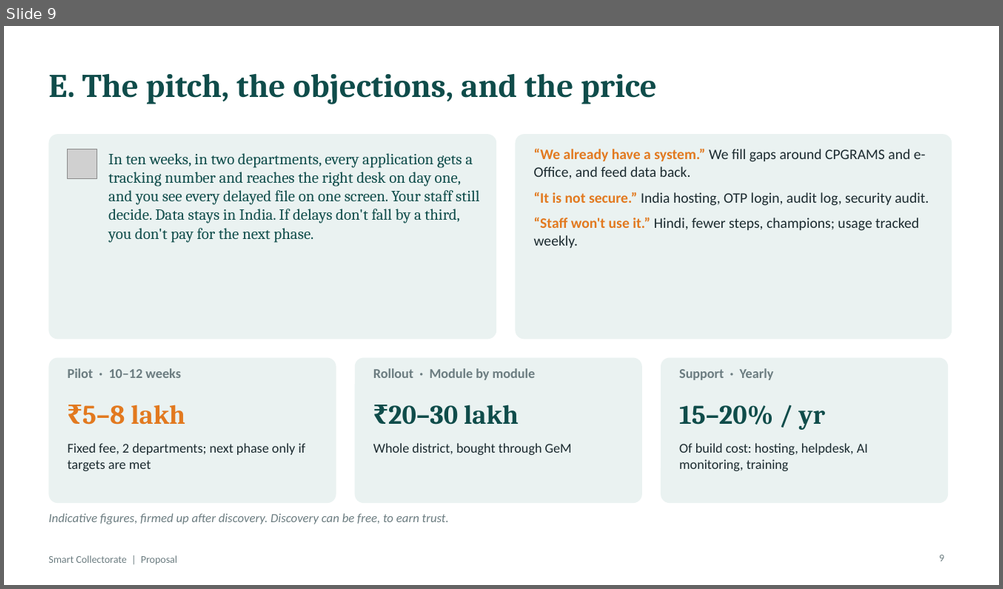
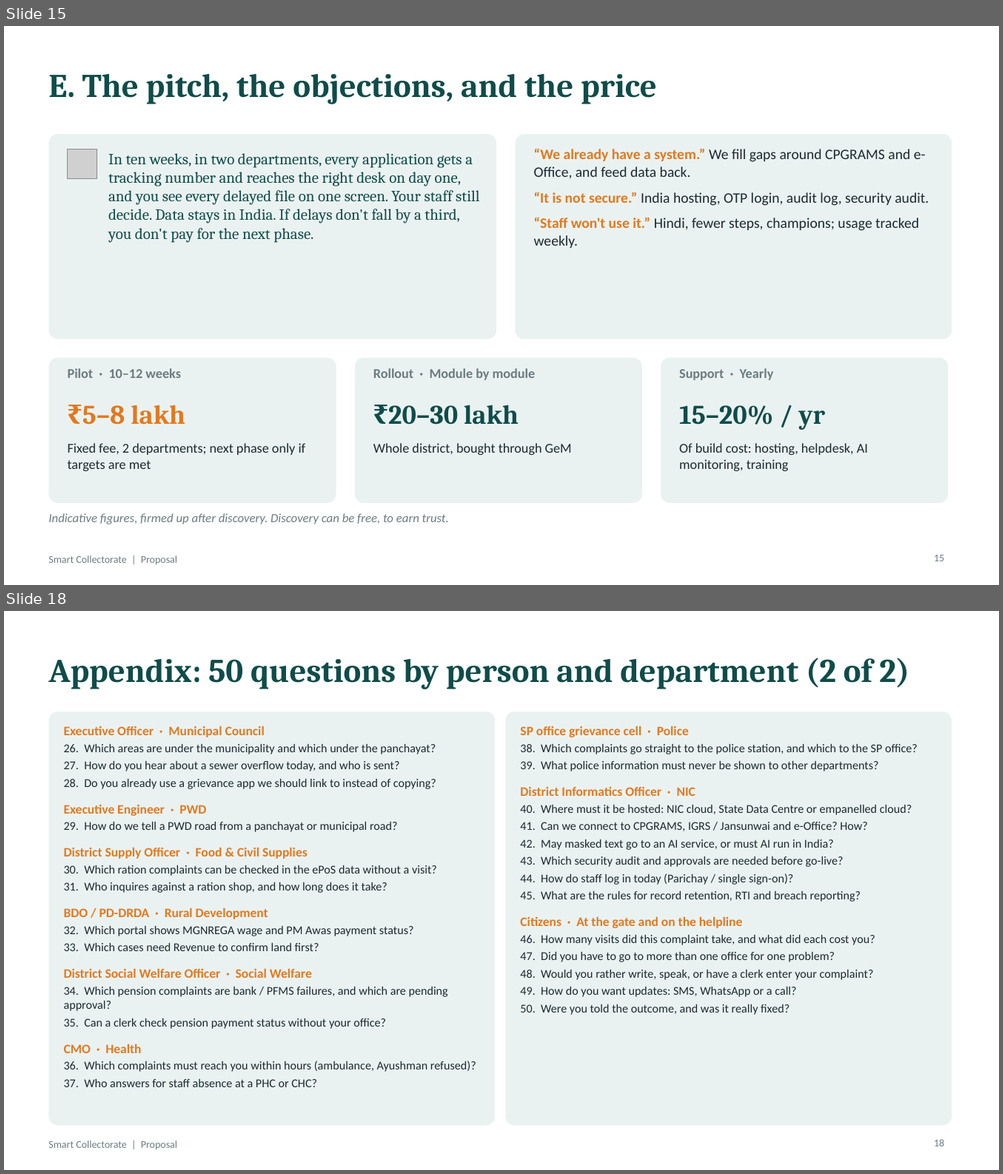
Before and after one commit to easycodewithme/Assignemnt-Automation, a slide deck: presentation/Smart_Collectorate_Proposal.pptx. Shown one above the other, each under a label of ours: slide 9 before the commit, slides 15 and 18 after it; the slides between them are not shown. The pictures are 1003x589 and 1003x1174 pixels, drawn with LibreOffice and Linux fonts; fonts in the diff are those of the drawing; grey boxes stand for pictures. Boxes give left, top, right and bottom in pixels: in the first picture for what was removed or moved away, otherwise in the second. Text is boxed around its words. In the diff, an @@ line names an element or a change of style, - is before the commit and + after.

```diff
--- a/presentation/Smart_Collectorate_Proposal.pptx
+++ b/presentation/Smart_Collectorate_Proposal.pptx
@@ slide 18 added at (4, 611, 999, 1170), background #FFFFFF; not listed: 1 template element that a slide beside it also shows @@
@@ title added at (48, 658, 909, 689), 32 pt, text #0F4C4A, bold @@
+Appendix: 50 questions by person and department (2 of 2)
@@ rounded rectangle added at (48, 712, 495, 1126), fill #EAF2F1 @@
@@ rounded rectangle added at (506, 712, 951, 1126), fill #EAF2F1 @@
@@ text added at (64, 726, 476, 1088), 11.5 pt, text #1B2A2F @@
+Executive Officer · Municipal Council
+26. Which areas are under the municipality and which under the panchayat?
+27. How do you hear about a sewer overflow today, and who is sent?
+28. Do you already use a grievance app we should link to instead of copying?
+Executive Engineer · PWD
+29. How do we tell a PWD road from a panchayat or municipal road?
+District Supply Officer · Food & Civil Supplies
+30. Which ration complaints can be checked in the ePoS data without a visit?
+31. Who inquires against a ration shop, and how long does it take?
+BDO / PD-DRDA · Rural Development
+32. Which portal shows MGNREGA wage and PM Awas payment status?
+33. Which cases need Revenue to confirm land first?
+District Social Welfare Officer · Social Welfare
+34. Which pension complaints are bank / PFMS failures, and which are pending approval?
+35. Can a clerk check pension payment status without your office?
+CMO · Health
+36. Which complaints must reach you within hours (ambulance, Ayushman refused)?
+37. Who answers for staff absence at a PHC or CHC?
@@ text added at (520, 726, 917, 1015), 11.5 pt, text #1B2A2F @@
+SP office grievance cell · Police
+38. Which complaints go straight to the police station, and which to the SP office?
+39. What police information must never be shown to other departments?
+District Informatics Officer · NIC
+40. Where must it be hosted: NIC cloud, State Data Centre or empanelled cloud?
+41. Can we connect to CPGRAMS, IGRS / Jansunwai and e-Office? How?
+42. May masked text go to an AI service, or must AI run in India?
+43. Which security audit and approvals are needed before go-live?
+44. How do staff log in today (Parichay / single sign-on)?
+45. What are the rules for record retention, RTI and breach reporting?
+Citizens · At the gate and on the helpline
+46. How many visits did this complaint take, and what did each cost you?
+47. Did you have to go to more than one office for one problem?
+48. Would you rather write, speak, or have a clerk enter your complaint?
+49. How do you want updates: SMS, WhatsApp or a call?
+50. Were you told the outcome, and was it really fixed?
@@ page number added at (933, 1139, 944, 1147), 10 pt, text #6B7C80 @@
+18
@@ what was slide 9 is now slide 15 @@
@@ page number at (933, 555, 944, 562): text changed @@
-9
+15
```
Also in this commit, not shown: 4 slides changed, 7 other slides added, 21 other files.
